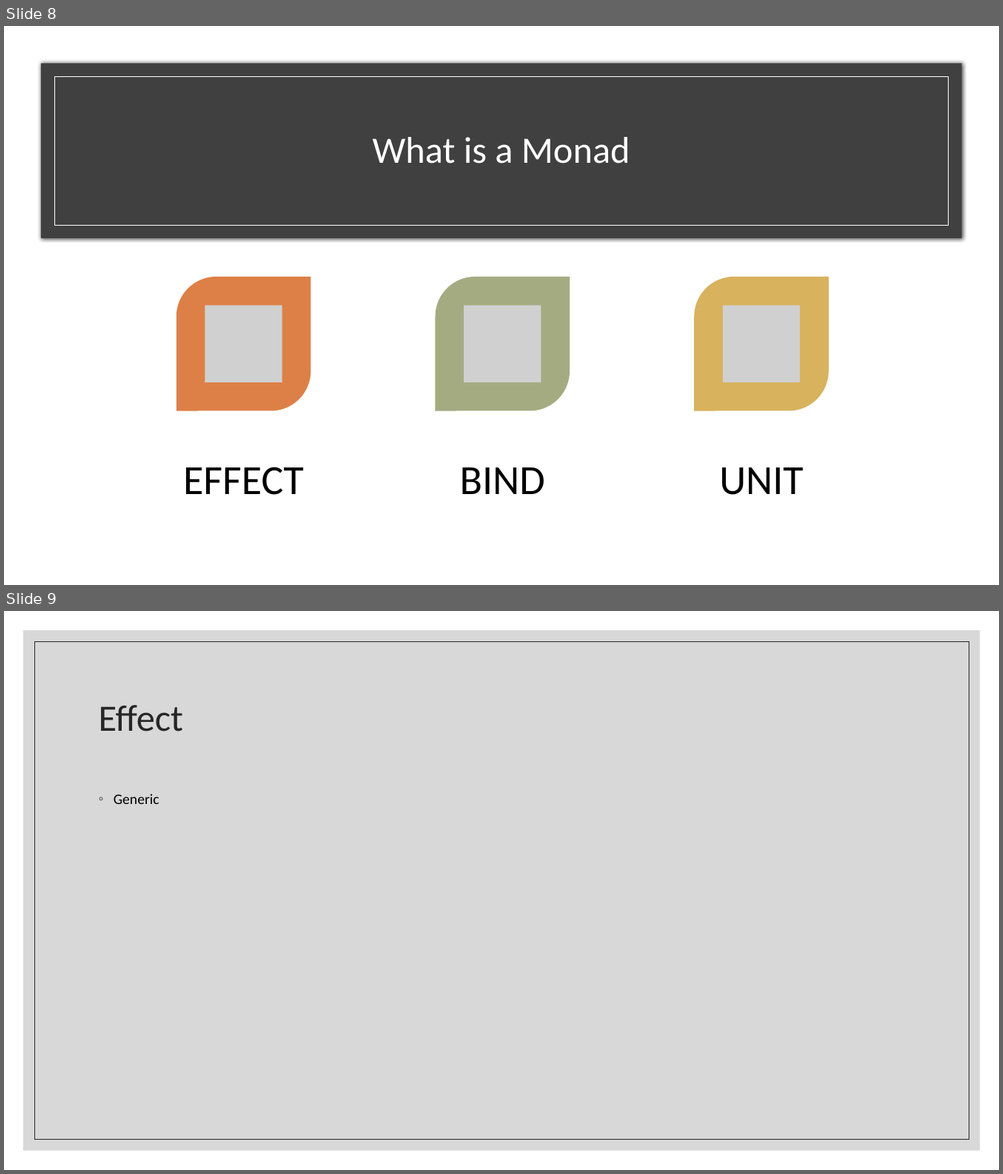
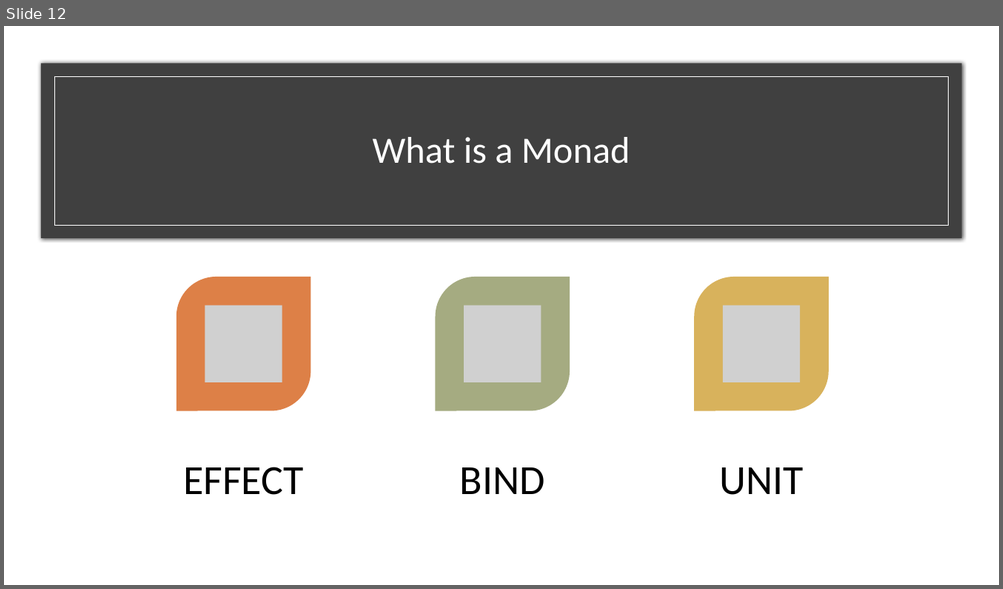
Before and after one commit to kemiller2002/monad-talk, a slide deck: presentation/monads.pptx. Shown one above the other, each under a label of ours: slides 8 and 9 before the commit, slide 12 after it. The pictures are 1003x1174 and 1003x589 pixels, drawn with LibreOffice and Linux fonts; fonts in the diff are those of the drawing; grey boxes stand for pictures. Boxes give left, top, right and bottom in pixels: in the first picture for what was removed or moved away, otherwise in the second. Text is boxed around its words. In the diff, an @@ line names an element or a change of style, - is before the commit and + after.

```diff
--- a/presentation/monads.pptx
+++ b/presentation/monads.pptx
@@ slide 9 removed at [4,611,999,1170], background #FFFFFF @@
@@ rectangle removed at [23,630,980,1151] @@
@@ rectangle removed at [34,641,969,1140] @@
@@ title removed at [99,705,183,732] @@
-Effect
@@ text removed at [114,794,159,804] @@
-◦ Generic
@@ what was slide 8 is now slide 12 @@
```
Also in this commit, not shown: 1 slide changed, 9 slides added, 1 other slide removed, 3 other files.
